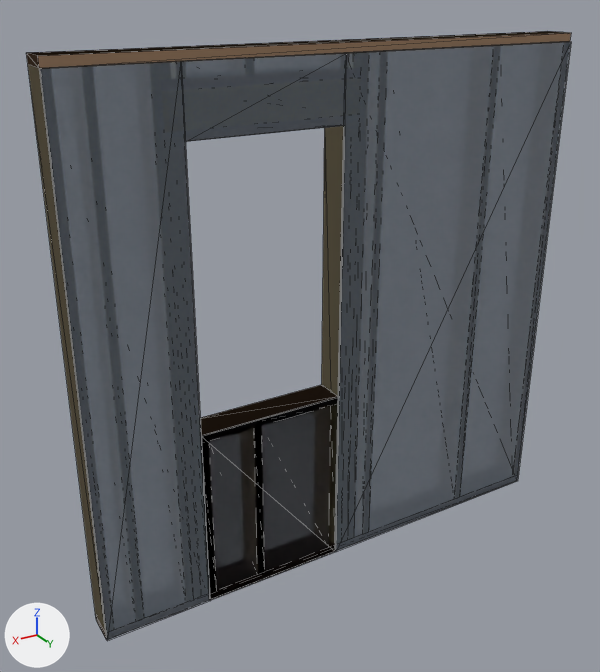
The glTF model panels/EX10_GF.glb, before and after one commit.
Both versions are drawn from a 50 mm lens placed at (1.92, 2.87, 1.42), pointed at (0.15, -0.07, -0.05). Arrows for +X, +Y and +Z are at lower left; the lights stay in place. The older version comes first. Mesh edges are drawn as thin lines. Vertices at exactly the same position are counted once.

The scene before the commit, as lines of its bpy script (objects in view):
```python
me_ex10_gf = bpy.data.meshes.new('EX10 GF')
me_ex10_gf.from_pydata(...)  # 328 vertices, 492 faces, 492 loose edges; spans x -1.2..1.2, y -0.07..0.07, z -1.19..1.19
me_ex10_gf.materials.append(mat_bottom_rail)  # brown #a28165
me_ex10_gf.materials.append(mat_top_rail)  # brown #a28165
me_ex10_gf.materials.append(mat_sill_rail)  # brown #a28165
me_ex10_gf.materials.append(mat_head_rail)  # brown #a28165
me_ex10_gf.materials.append(mat_lintel_ply)  # yellow #edd076
me_ex10_gf.materials.append(mat_lintel_packer)  # pink #e57676
me_ex10_gf.materials.append(mat_lintel_head)  # brown #a28165
me_ex10_gf.materials.append(mat_right_end_stud)  # beige #f6e5bc
me_ex10_gf.materials.append(mat_cripple_stud)  # beige #f6e5bc
me_ex10_gf.materials.append(mat_full_height_stud_at_opening)  # beige #f6e5bc
me_ex10_gf.materials.append(mat_left_end_stud)  # beige #f6e5bc
me_ex10_gf.materials.append(mat_sill_support_stud)  # beige #f6e5bc
me_ex10_gf.materials.append(mat_lintel_head_support_stud)  # beige #f6e5bc
me_ex10_gf.materials.append(mat_osb_support_stud)  # beige #f6e5bc
me_ex10_gf.materials.append(mat_common_stud)  # beige #f6e5bc
me_ex10_gf.materials.append(mat_common_stud_above_lintel)  # beige #f6e5bc
me_ex10_gf.materials.append(mat_common_stud_below_sill)  # beige #f6e5bc
me_ex10_gf.materials.append(mat_insulation)  # white #fceaea
me_ex10_gf.materials.append(mat_osb_external)  # grey #a2adbc
ob_ex10_gf = bpy.data.objects.new('EX10 GF', me_ex10_gf)
ob_ex10_gf.location = (0.0, 0.0, 0.0)
```
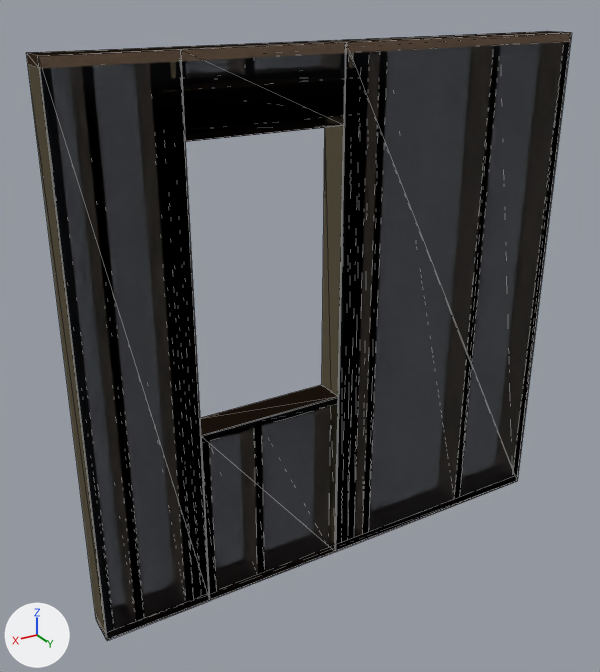
What differs and where, as boxes [x1, y1, x2, y2] in the pictures (600 x 672 px; the box of a moved part takes in the faces that stretch with it):
'EX10 GF', reshaped
    before: [26, 31, 571, 641]
    after: [26, 31, 572, 641]
part 1 of me_ex10_gf, moved or reshaped
    before: [40, 42, 571, 641]
    after: [38, 33, 572, 641]

What the commit changed:
me_ex10_gf has 328 vertices, 492 faces, 492 loose edges and spans x -1.2..1.2, y -0.07..0.07, z -1.19..1.19.
me_ex10_gf is used by ob_ex10_gf; location (0.0, 0.0, 0.0).
Part 1, on me_ex10_gf:
Vertex 297 of me_ex10_gf moves from (-1.2, 0.07, -1.19) to (0.03, 0.07, -1.19) at pixel (336, 552).
Vertex 298 of me_ex10_gf moves from (0.03, 0.07, -1.19) at pixel (335, 551) to (0.03, 0.07, 1.19) at pixel (346, 42).
Vertex 299 of me_ex10_gf moves from (0.03, 0.07, -1.19) at pixel (336, 552) to (-1.2, 0.07, 1.19) at pixel (572, 33).
Vertex 300 of me_ex10_gf moves from (0.03, 0.07, 1.15) at pixel (345, 52) to (-1.2, 0.07, -1.19).
Vertex 301 of me_ex10_gf moves from (0.03, 0.07, 1.15) at pixel (346, 53) to (-1.2, 0.07, 1.19) at pixel (570, 32).
Vertex 302 of me_ex10_gf moves from (-1.2, 0.07, 1.15) at pixel (569, 41) to (0.03, 0.07, 1.19) at pixel (345, 42).
Vertex 303 of me_ex10_gf moves from (-1.2, 0.07, 1.15) at pixel (571, 41) to (0.03, 0.07, -1.19) at pixel (335, 551).
Vertex 305 of me_ex10_gf moves from (0.71, 0.07, -1.19) to (1.2, 0.07, -1.19) at pixel (107, 641).
Vertex 306 of me_ex10_gf moves from (1.2, 0.07, -1.19) at pixel (106, 639) to (1.2, 0.07, 1.19) at pixel (38, 56).
Vertex 307 of me_ex10_gf moves from (1.2, 0.07, -1.19) at pixel (107, 641) to (0.71, 0.07, 1.19) at pixel (180, 50).
Vertex 308 of me_ex10_gf moves from (1.2, 0.07, 1.15) at pixel (39, 68) to (0.71, 0.07, -1.19).
Vertex 309 of me_ex10_gf moves from (1.2, 0.07, 1.15) at pixel (40, 68) to (0.71, 0.07, 1.19) at pixel (179, 50).
Vertex 310 of me_ex10_gf moves from (0.71, 0.07, 1.15) at pixel (180, 61) to (1.2, 0.07, 1.19) at pixel (38, 56).
Vertex 311 of me_ex10_gf moves from (0.71, 0.07, 1.15) at pixel (181, 61) to (1.2, 0.07, -1.19) at pixel (106, 639).
Vertex 313 of me_ex10_gf moves from (0.03, 0.07, 0.88) at pixel (343, 125) to (0.71, 0.07, 0.88) at pixel (185, 141).
Vertex 314 of me_ex10_gf moves from (0.71, 0.07, 0.88) at pixel (184, 141) to (0.71, 0.07, 1.19) at pixel (181, 50).
Vertex 315 of me_ex10_gf moves from (0.71, 0.07, 0.88) at pixel (185, 141) to (0.03, 0.07, 1.19) at pixel (346, 42).
Vertex 316 of me_ex10_gf moves from (0.71, 0.07, 1.15) at pixel (180, 61) to (0.03, 0.07, 0.88) at pixel (343, 125).
Vertex 317 of me_ex10_gf moves from (0.71, 0.07, 1.15) at pixel (181, 61) to (0.03, 0.07, 1.19) at pixel (345, 42).
Vertex 318 of me_ex10_gf moves from (0.03, 0.07, 1.15) at pixel (344, 52) to (0.71, 0.07, 1.19) at pixel (180, 50).
Vertex 319 of me_ex10_gf moves from (0.03, 0.07, 1.15) at pixel (346, 53) to (0.71, 0.07, 0.88) at pixel (184, 141).
